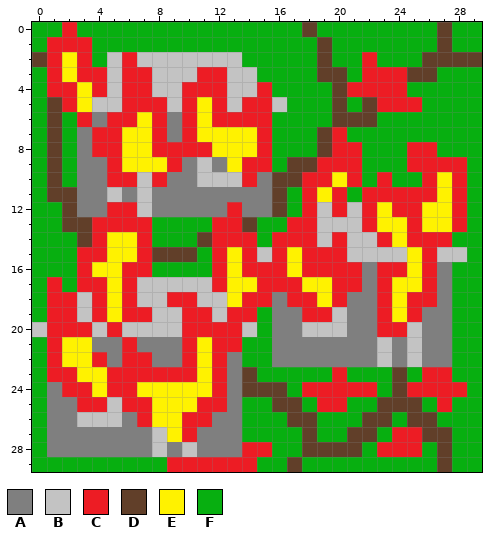
Pixel-art sprite, stored at bitmapimages/villageBurned.png. The first picture shows the starting point.
The file is 30x30 pixels.
Palette (. is transparent): A #7f7f7f  B #c3c3c3  C #ed1c24  D #613f29  E #fff200  F #07af10
Pixels before, first column x 0:
 0 FFCFFFFFFFFFFFFFFFDFFFFFFFFDFF
 1 FCCCFFFFFFFFFFFFFFFDFFFFFFFDFF
 2 DCECFBCBBBBBBBFFFFFDFFCFFFDDDD
 3 FCECCBCCBBBCCBBFFFFDDFCCCDDFFF
 4 FCCECBCCBBCCCBBCFFFFDCCCCFFFFF
 5 FDCEBBCCCBCECBCCBFFFDFDCCCFFFF
 6 FDFCACCECACECCCCFFFFDDDFFFFFFF
 7 FDFACCEECACEEEECFFFDCFFFFFFFFF
 8 FDFACCEECCCCEEECFFFDCCFFFCCFFF
 9 FDFAACEEECABAECCFDDCCCFFFCCCCF
10 FDFAACCBCAABBBCADDCCECFCFFCECF
11 FDDAABABAAAAAAAADFCECFCCCCCECF
12 FFDAACCBAAAAACAADFCBCBCECCEECF
13 FFDDCCCCFFFFCCDFFCCBBBCEECEECF
14 FFFDCEECFFFDCCCFCCCBCBBCECCCFF
15 FFFCCEECDDDFCECBCECCCBBBBECBBF
16 FFFCEECCFFFFCECCCECCCCACCECAFF
17 FCFCCECBBBBBCEECCCEECCACEECAFF
18 FCCBCECBBCCBBECCACCECAACECCAFF
19 FCCBCECCBBCCBCCFAACCBAACECAAFF
20 BCCCBCBBBBCCCCBFAABBBAACCBAAFF
21 FCEEAACAAACECCFFAAAAAAABABAAFF
22 FCEECACCAACECAFFAAAAAAABABAAFF
23 FCCEECCCCCCECADFFFFFCFFFDFCCFF
24 FACCECCEEEEECADDDFCCCCCFDCCCCF
25 FAACCBCCEEECCAFFDDFCCFFDDDFCFF
26 FAABBBACEECCAAFFFDDFFFDDFDDFFF
27 FAAAAAAABECAAAFFFFDFFDDFCCDDFF
28 FAAAAAAABABAAACCFFDDDDFCCCFDFF
29 FFFFFFFFFCCCCCCFFDFFFFFFFFFDFF
Once edited:
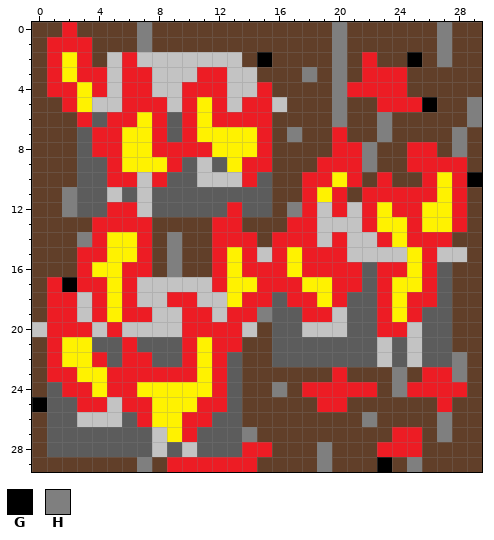
Colours new in this view: G #000000  H #7f7f7f
Diff:
colour A: #7f7f7f -> #5c5c5c
y 0: x 0..1 FF -> DD; x 3..17 FFFFFFFFFFFFFFF -> DDDDHDDDDDDDDDD; x 19..29 FFFFFFFFDFF -> DHDDDDDDHDD
y 1: x 0 F -> D; x 4..18 FFFFFFFFFFFFFFF -> DDDHDDDDDDDDDDD; x 20..29 FFFFFFFDFF -> HDDDDDDHDD
y 2: x 4 F -> D; x 14..18 FFFFF -> DGDDD; x 20..21 FF -> HD; x 23..25 FFF -> DDG; x 27 D -> H
y 3: x 0 F -> D; x 15..18 FFFF -> DDDH; x 20..21 DF -> HD; x 27..29 FFF -> DDD
y 4: x 0 F -> D; x 16..20 FFFFD -> DDDDH; x 25..29 FFFFF -> DDDDD
y 5: x 0 F -> D; x 17..21 FFFDF -> DDDHD; x 26..29 FFFF -> GDDH
y 6: x 0 F -> D; x 2 F -> D; x 16..20 FFFFD -> DDDDH; x 23..29 FFFFFFF -> HDDDDDH
y 7: x 0 F -> D; x 2 F -> D; x 16..18 FFF -> DHD; x 21..29 FFFFFFFFF -> DDHDDDDHD
y 8: x 0 F -> D; x 2 F -> D; x 16..18 FFF -> DDD; x 22..24 FFF -> HDD; x 27..29 FFF -> DHD
y 9: x 0 F -> D; x 2 F -> D; x 16 F -> D; x 22..24 FFF -> HDD; x 29 F -> D
y 10: x 0 F -> D; x 2 F -> D; x 22 F -> D; x 24..25 FF -> DD; x 29 F -> G
y 11: x 0 F -> D; x 2 D -> H; x 17 F -> D; x 21 F -> D; x 29 F -> D
y 12: x 0..2 FFD -> DDH; x 17 F -> H; x 29 F -> D
y 13: x 0..1 FF -> DD; x 8..11 FFFF -> DDDD; x 15..16 FF -> DD; x 29 F -> D
y 14: x 0..3 FFFD -> DDDH; x 8..10 FFF -> DHD; x 15 F -> D; x 28..29 FF -> DD
y 15: x 0..2 FFF -> DDD; x 9 D -> H; x 11 F -> D; x 29 F -> D
y 16: x 0..2 FFF -> DDD; x 8..11 FFFF -> DHDD; x 28..29 FF -> DD
y 17: x 0 F -> D; x 2 F -> G; x 28..29 FF -> DD
y 18: x 0 F -> D; x 28..29 FF -> DD
y 19: x 0 F -> D; x 15 F -> H; x 28..29 FF -> DD
y 20: x 15 F -> D; x 28..29 FF -> DD
y 21: x 0 F -> D; x 14..15 FF -> DD; x 28..29 FF -> DD
y 22: x 0 F -> D; x 14..15 FF -> DD; x 28..29 FF -> HD
y 23: x 0 F -> D; x 15..19 FFFFF -> DDDDD; x 21..25 FFFDF -> DDDHD; x 28..29 FF -> HD
y 24: x 0 F -> D; x 16..17 DF -> HD; x 23..24 FD -> DH; x 29 F -> D
y 25: x 0 F -> G; x 14..15 FF -> DD; x 18 F -> D; x 21..22 FF -> DD; x 26 F -> D; x 28..29 FF -> DD
y 26: x 0 F -> D; x 14..16 FFF -> DDD; x 19..22 FFFD -> DDDH; x 24 F -> D; x 27..29 FFF -> HDD
y 27: x 0 F -> D; x 14..17 FFFF -> HDDD; x 19..20 FF -> DD; x 23 F -> D; x 27..29 DFF -> HDD
y 28: x 0 F -> D; x 16..17 FF -> DD; x 19 D -> H; x 22 F -> D; x 26 F -> D; x 28..29 FF -> DD
y 29: x 0..8 FFFFFFFFF -> DDDDDDDHD; x 15..16 FF -> DD; x 18..26 FFFFFFFFF -> DHDDDGDHD; x 28..29 FF -> DD
Where, in picture pixels (left, top, right, bottom), the same in both pictures:
changed: (32, 22, 482, 472)
